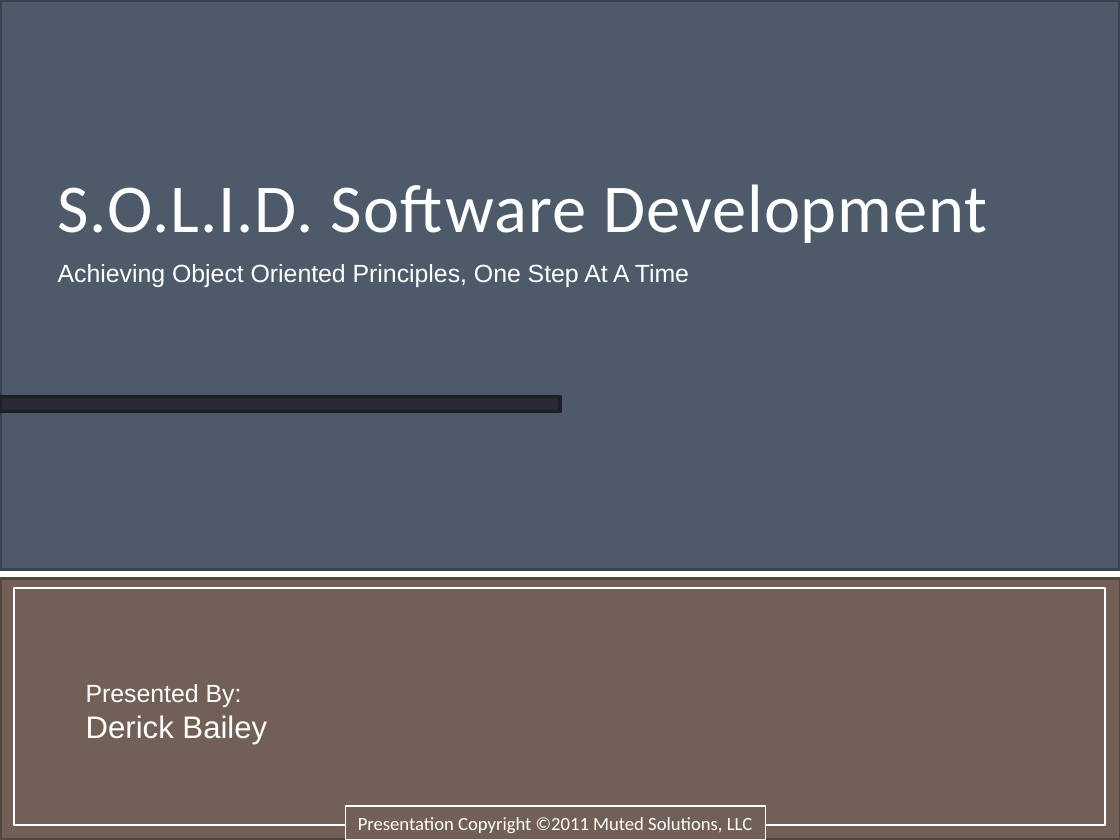
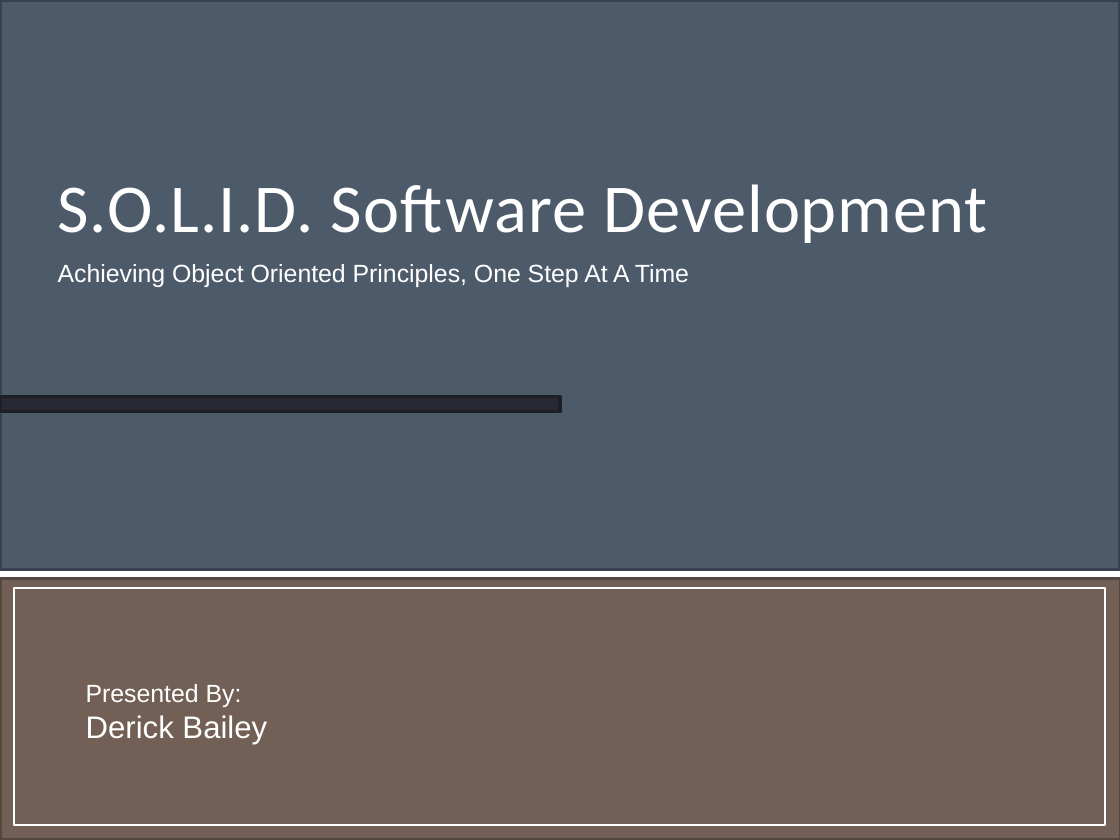
Before and after one commit to mxriverlynn/presentations-and-training, a slide deck: slide 2 of SOLID Principles - Step By Step Code/SOLID Principles Presentation.pptx. Drawn at 1120x840 pixels with LibreOffice and Linux fonts; fonts in the diff are those of the drawing. Boxes give left, top, right and bottom in pixels: in the first picture for what was removed or moved away, otherwise in the second. Text is boxed around its words. In the diff, an @@ line names an element or a change of style, - is before the commit and + after.

```diff
--- a/SOLID Principles - Step By Step Code/SOLID Principles Presentation.pptx
+++ b/SOLID Principles - Step By Step Code/SOLID Principles Presentation.pptx
@@ rectangle removed at (345, 806, 765, 840) @@
-Presentation Copyright ©2011 Muted Solutions, LLC
```
Also in this commit, not shown: 1 other slide changed, 1 slide removed.
